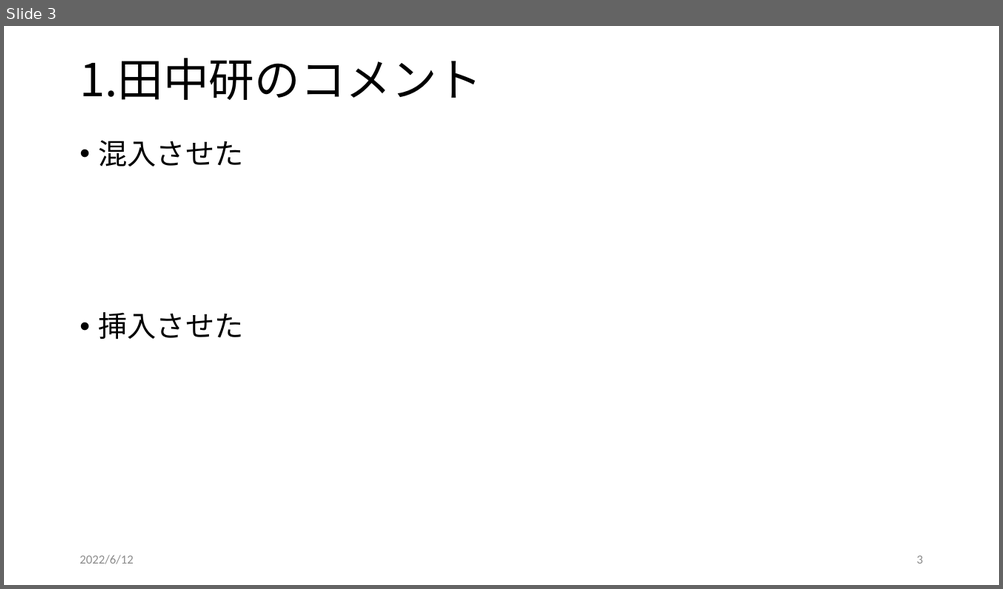
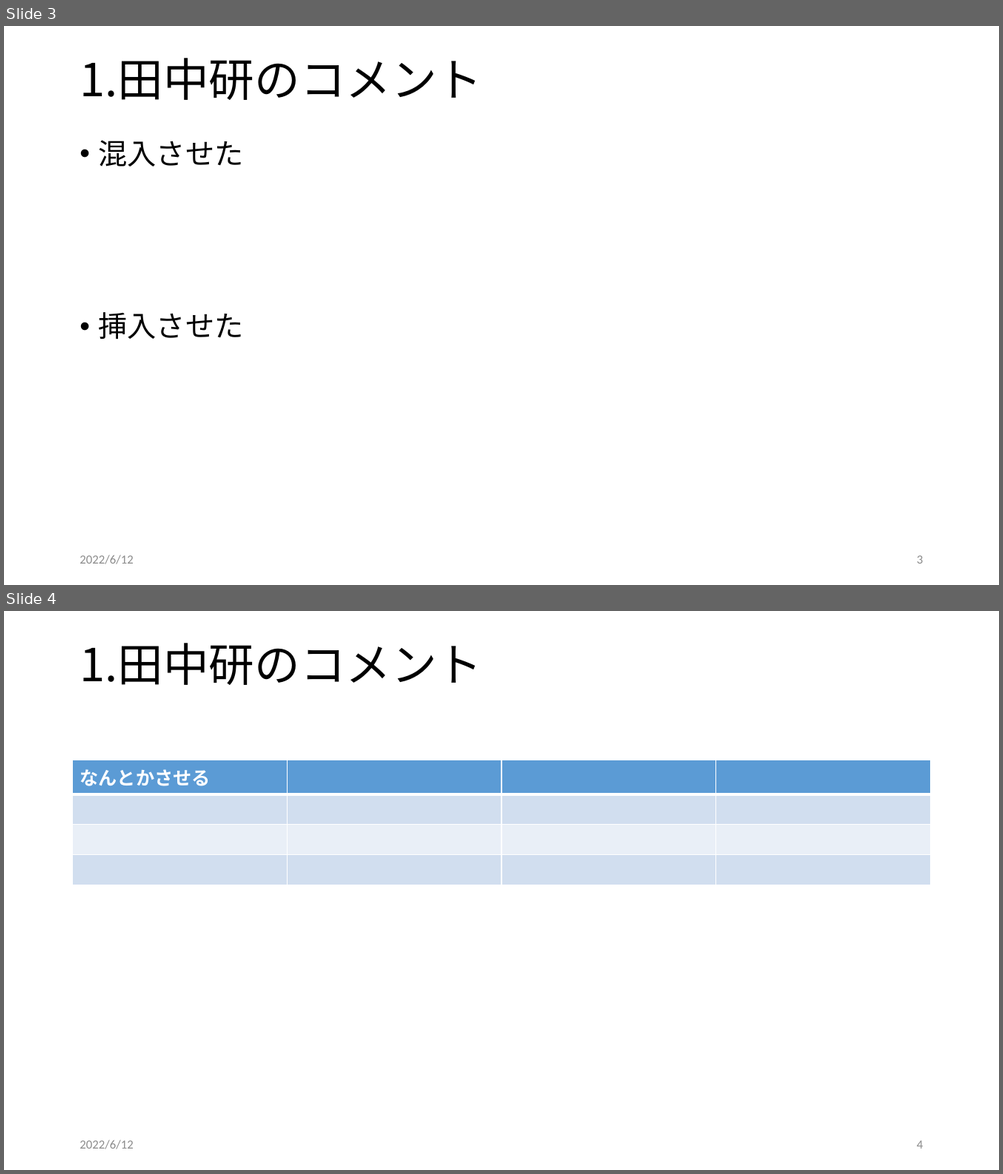
Before and after one commit to motoo1789/PowerPoint-Passive-voice, a slide deck: pptx/sample.pptx. Shown one above the other, each under a label of ours: slide 3 before the commit, slides 3 and 4 after it. The pictures are 1003x589 and 1003x1174 pixels, drawn with LibreOffice and Linux fonts; fonts in the diff are those of the drawing. Boxes give left, top, right and bottom in pixels: in the first picture for what was removed or moved away, otherwise in the second. Text is boxed around its words. In the diff, an @@ line names an element or a change of style, - is before the commit and + after.

```diff
--- a/pptx/sample.pptx
+++ b/pptx/sample.pptx
@@ slide 4 added at (4, 611, 999, 1170), background #FFFFFF @@
@@ title added at (79, 643, 482, 685), 44 pt, text #000000 @@
+1.田中研のコメント
@@ table added at (73, 760, 932, 881), 4 rows, 4 columns @@
+なんとかさせる |  |  | 
+ |  |  | 
+ |  |  | 
+ |  |  | 
@@ text added at (79, 1140, 133, 1150), 12 pt, text #8C8C8C @@
+2022/6/12
@@ page number added at (916, 1141, 922, 1149), 12 pt, text #8C8C8C @@
+4
```
Also in this commit, not shown: 3 other files.
